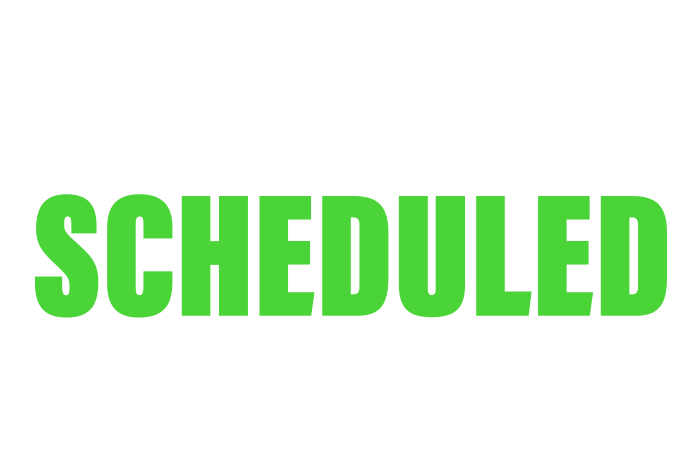
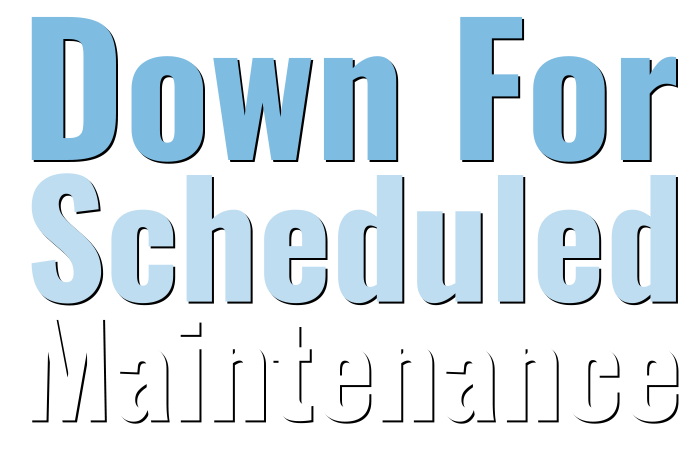
Two versions of the same layered image (700px x 468px). Layer-by-layer changes:
added group "Type Original (dont convert) copy 4" with 3 layers above "Type Original (dont convert) copy 3" over [31, 16, 677, 422]
added layer "Down For" (3rd of 6, in "Type Original (dont convert) copy 4") in group "Type Original (dont convert) copy 4" over [31, 16, 676, 162]
added layer "Scheduled" (3rd of 6, in "Type Original (dont convert) copy 4") in group "Type Original (dont convert) copy 4" over [31, 173, 676, 304]
added layer "Maintenance" (3rd of 6, in "Type Original (dont convert) copy 4") in group "Type Original (dont convert) copy 4" over [32, 317, 677, 422]
renamed "Group 1" to "Type Converted", hid the group it (3 layers) over [35, 43, 667, 424]
showed "Background" over [31, 16, 679, 424]
